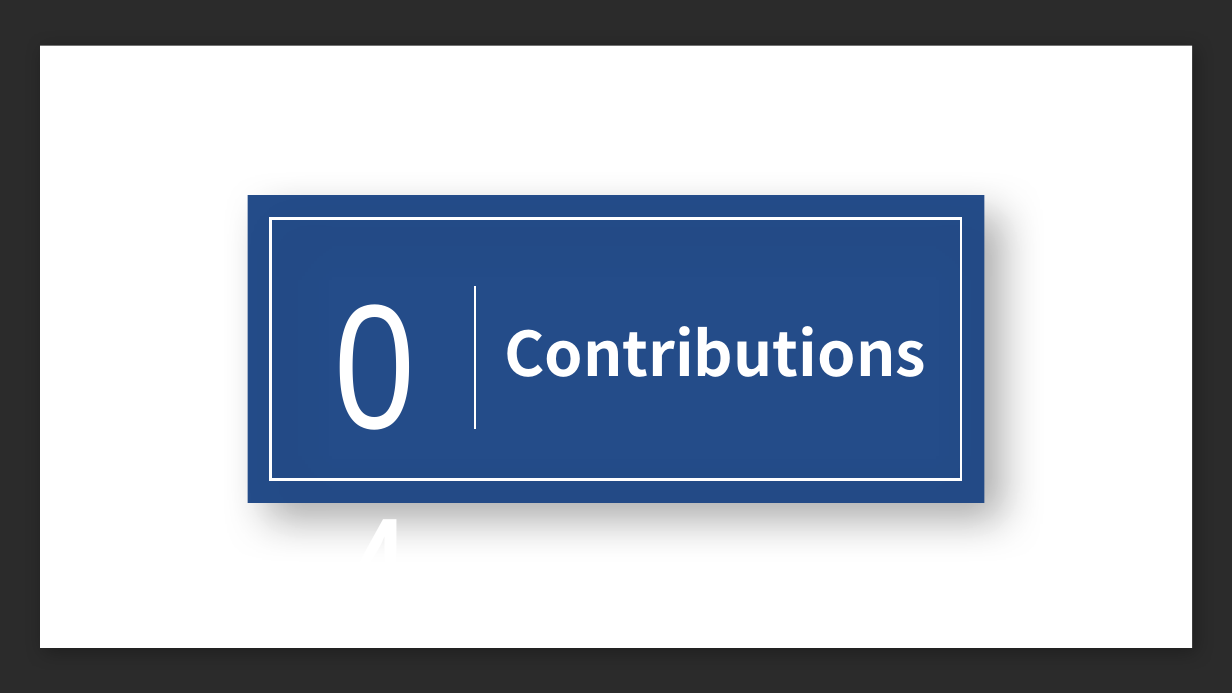
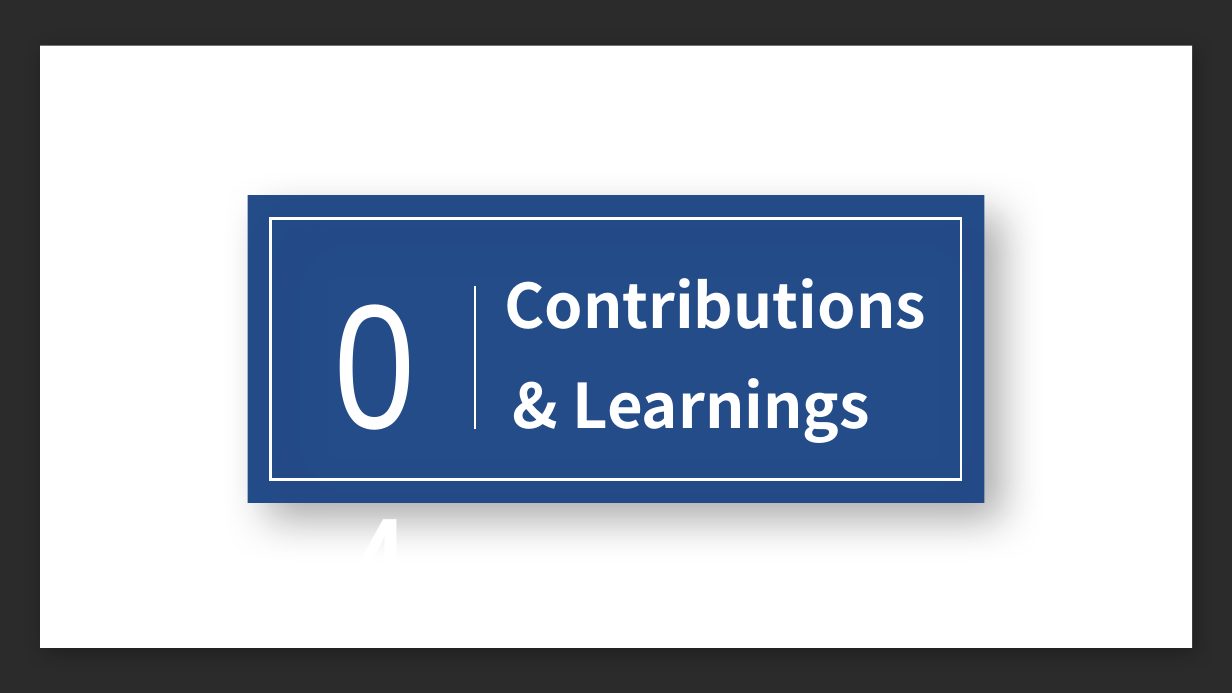
Before and after one commit to chongchen1999/TravelMingle, a slide deck: slide 14 of INFO6150-final.pptx. Drawn at 1232x693 pixels with LibreOffice and Linux fonts; fonts in the diff are those of the drawing; background and template pictures are left out; a plain dark background stands for a picture behind light text. Boxes give left, top, right and bottom in pixels: in the first picture for what was removed or moved away, otherwise in the second. Text is boxed around its words. In the diff, an @@ line names an element or a change of style, - is before the commit and + after.

```diff
--- a/INFO6150-final.pptx
+++ b/INFO6150-final.pptx
@@ text "Contributions" moved from (x1=504, y1=326, x2=926, y2=377) to (x1=504, y1=278, x2=926, y2=329) @@
@@ text added at (x1=572, y1=378, x2=870, y2=443), 48 pt, text #FFFFFF, bold @@
+& Learnings
```
Also in this commit, not shown: 4 other slides changed, 1 slide added.
